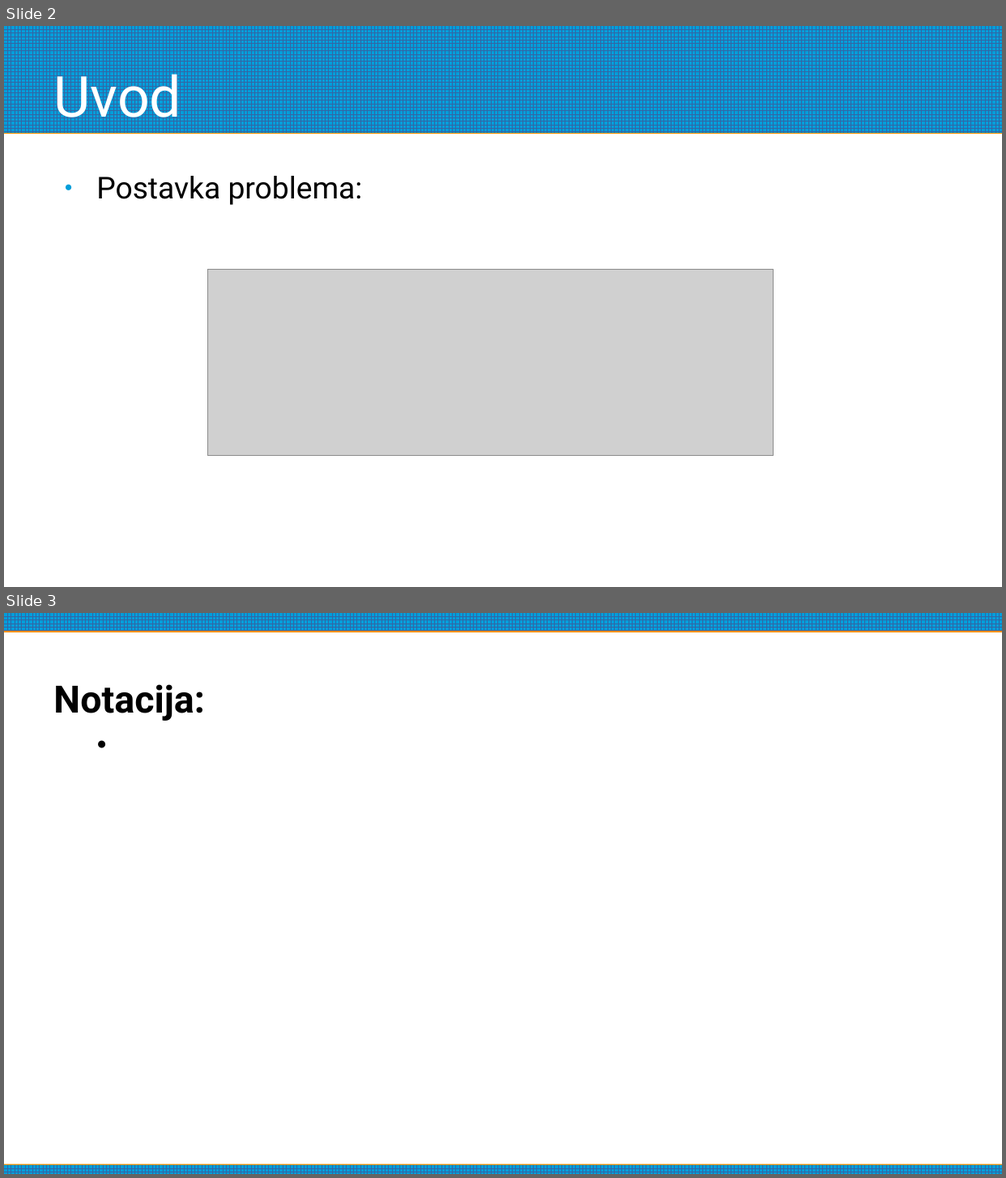
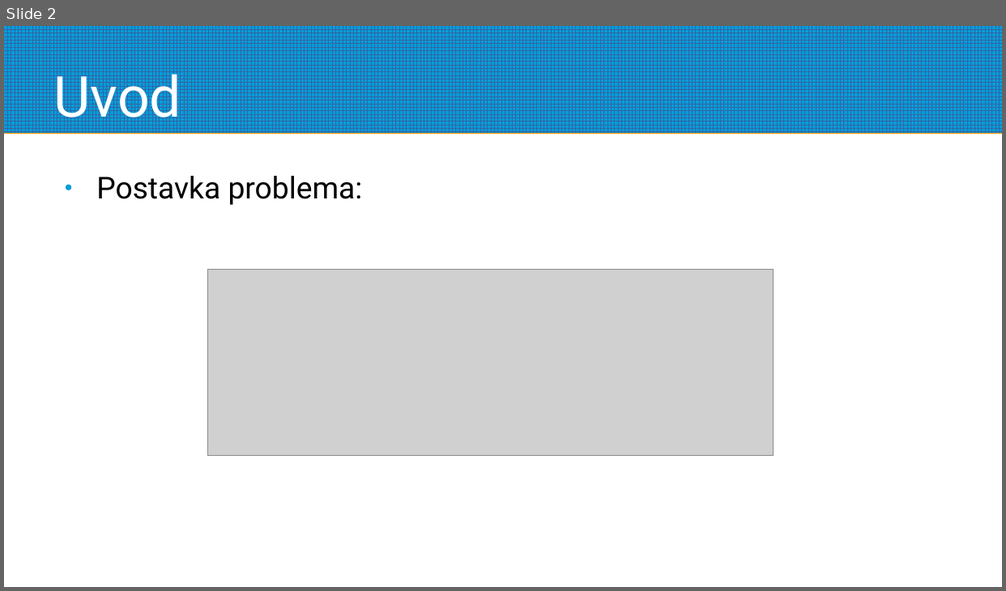
Before and after one commit to aleksakojadinovic/RI-nearest-string, a slide deck: docs/csp.odp. Shown one above the other, each under a label of ours: slides 2 and 3 before the commit, slide 2 after it. The pictures are 1006x1178 and 1006x591 pixels, drawn with LibreOffice and Linux fonts; fonts in the diff are those of the drawing; grey boxes stand for pictures. Boxes give left, top, right and bottom in pixels: in the first picture for what was removed or moved away, otherwise in the second. Text is boxed around its words. In the diff, an @@ line names an element or a change of style, - is before the commit and + after.

```diff
--- a/docs/csp.odp
+++ b/docs/csp.odp
@@ slide 3 removed at (4, 613, 1002, 1174), background #FFFFFF @@
@@ rectangle removed at (4, 613, 1002, 631) @@
@@ subtitle removed at (53, 684, 205, 721) @@
-Notacija:
@@ rectangle removed at (4, 1165, 1002, 1174) @@
```
Also in this commit, not shown: 14 slides added, 1 other slide removed, 12 other files.
